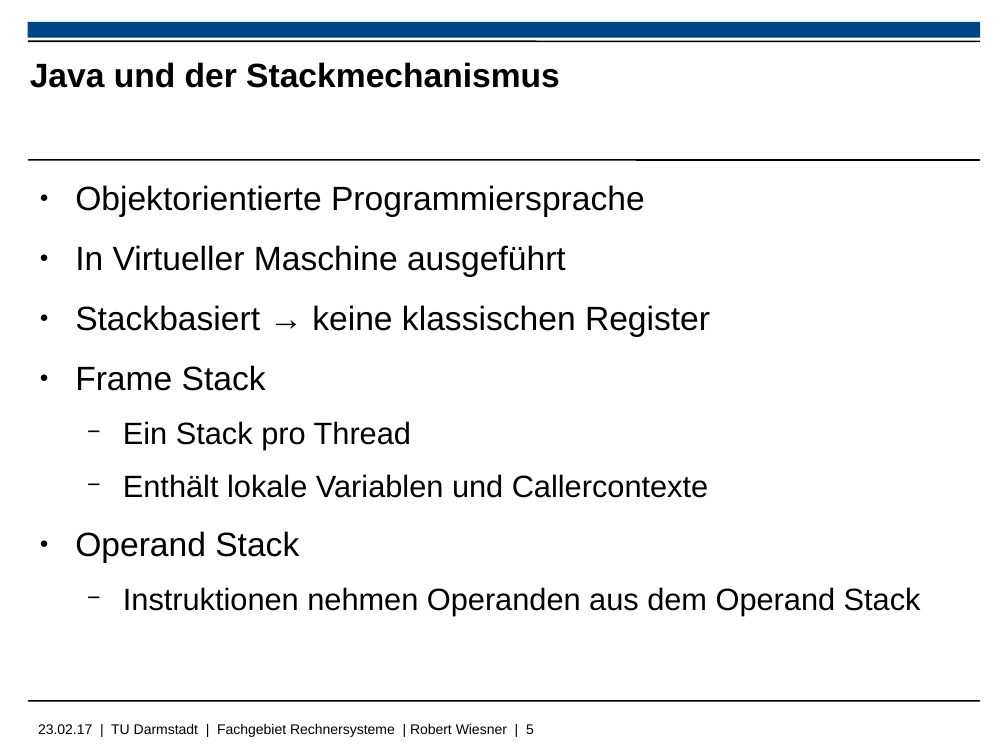
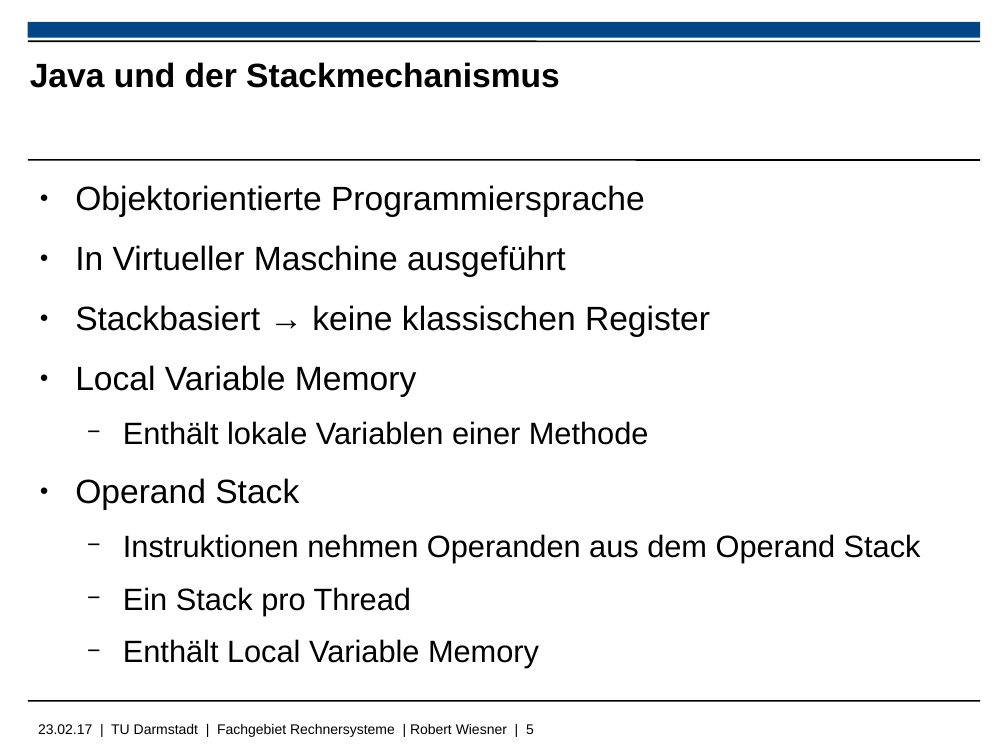
Before and after one commit to Wiero/PS_RS_REPORT, a slide deck: slide 5 of PräsentationSaF_Wiesner.odp. Drawn at 1008x756 pixels with LibreOffice and Linux fonts; fonts in the diff are those of the drawing; background and template pictures are left out. Boxes give left, top, right and bottom in pixels: in the first picture for what was removed or moved away, otherwise in the second. Text is boxed around its words. In the diff, an @@ line names an element or a change of style, - is before the commit and + after.

```diff
--- a/PräsentationSaF_Wiesner.odp
+++ b/PräsentationSaF_Wiesner.odp
@@ text at <box>75,365,649,445</box>: text changed @@
-● Frame Stack
-  − Ein Stack pro Thread
-  − Enthält lokale Variablen und Callercontexte
+● Local Variable Memory
+  − Enthält lokale Variablen einer Methode
@@ text at <box>123,587,539,668</box>: paragraphs added @@
+  − Ein Stack pro Thread
+  − Enthält Local Variable Memory
```
Also in this commit, not shown: 11 other slides changed, 16 other files.
